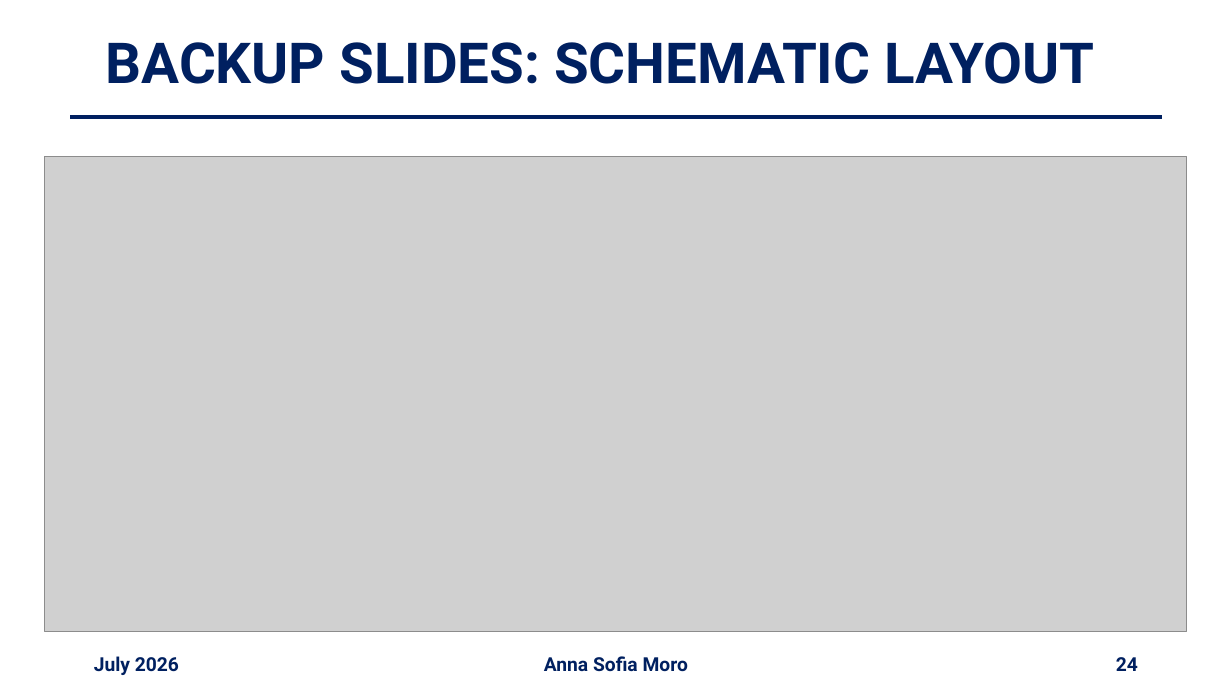
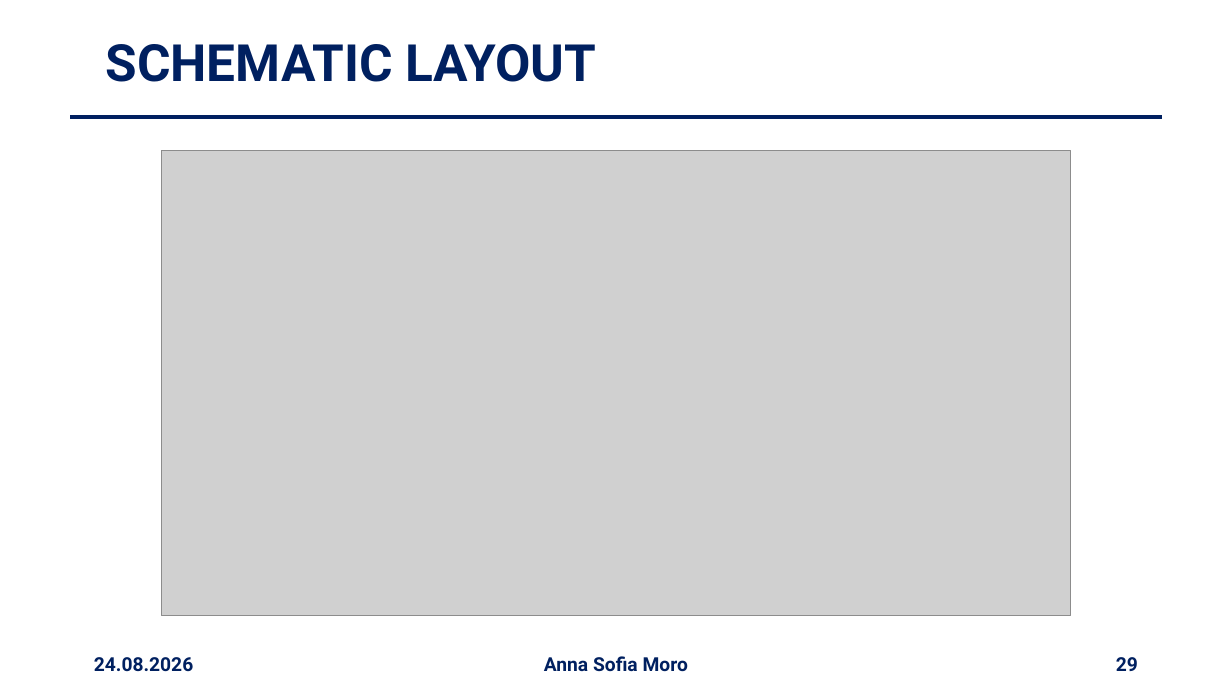
Before and after one commit to annaasofia/tesi, a slide deck: slide 29 of slides/presentazione2408.pptx (slide 24 before the commit). Drawn at 1232x693 pixels with LibreOffice and Linux fonts; fonts in the diff are those of the drawing; grey boxes stand for pictures. Boxes give left, top, right and bottom in pixels: in the first picture for what was removed or moved away, otherwise in the second. Text is boxed around its words. In the diff, an @@ line names an element or a change of style, - is before the commit and + after.

```diff
--- a/slides/presentazione2408.pptx
+++ b/slides/presentazione2408.pptx
@@ title at (x1=105, y1=44, x2=597, y2=82): text changed; size 44 to 40 pt @@
-BACKUP SLIDES: SCHEMATIC LAYOUT
+SCHEMATIC LAYOUT
@@ picture resized from (x1=44, y1=156, x2=1187, y2=632) to (x1=161, y1=151, x2=1070, y2=616) @@
@@ text at (x1=94, y1=657, x2=193, y2=672): text changed @@
-July 2026
+24.08.2026
@@ page number at (x1=1116, y1=657, x2=1138, y2=671): text changed @@
-24
+29
```
Also in this commit, not shown: 24 other slides changed, 9 slides added, 4 slides removed, 3 other files.
